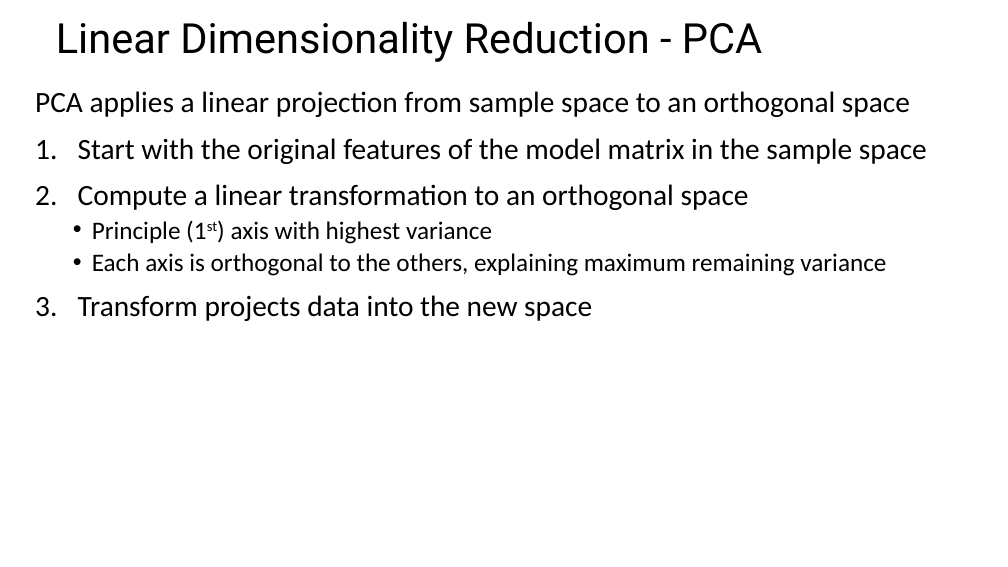
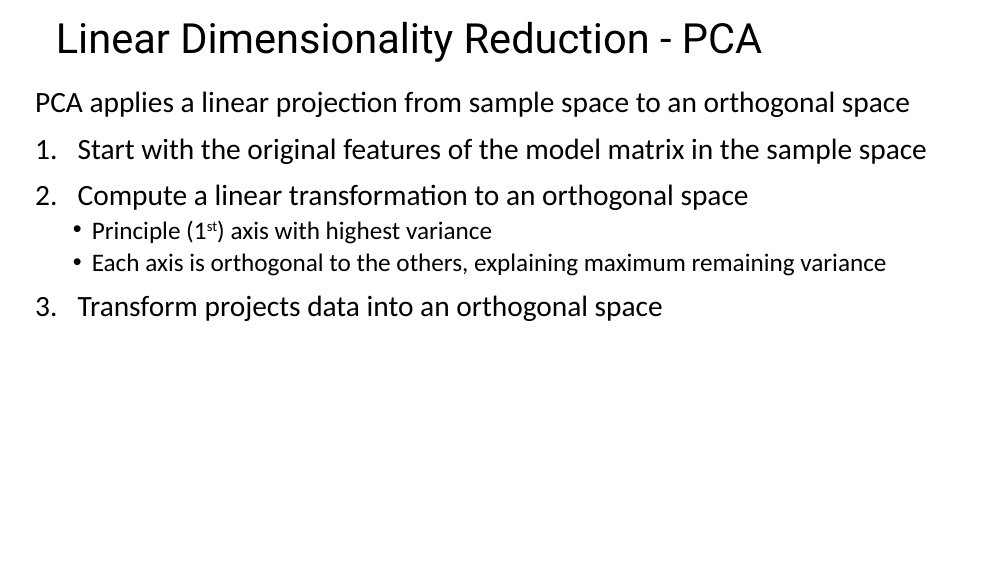
Before and after one commit to StephenElston/CSCI-E-108, a slide deck: slide 20 of slides/11_DimensionalityReduction_Part1.pptx (slide 9 before the commit). Drawn at 1008x567 pixels with LibreOffice and Linux fonts; fonts in the diff are those of the drawing. Boxes give left, top, right and bottom in pixels: in the first picture for what was removed or moved away, otherwise in the second. Text is boxed around its words. In the diff, an @@ line names an element or a change of style, - is before the commit and + after.

```diff
--- a/slides/11_DimensionalityReduction_Part1.pptx
+++ b/slides/11_DimensionalityReduction_Part1.pptx
@@ text at (78, 295, 663, 321): text changed @@
-3. Transform projects data into the new space
+3. Transform projects data into an orthogonal space
```
Also in this commit, not shown: 14 other slides changed, 7 slides added.
